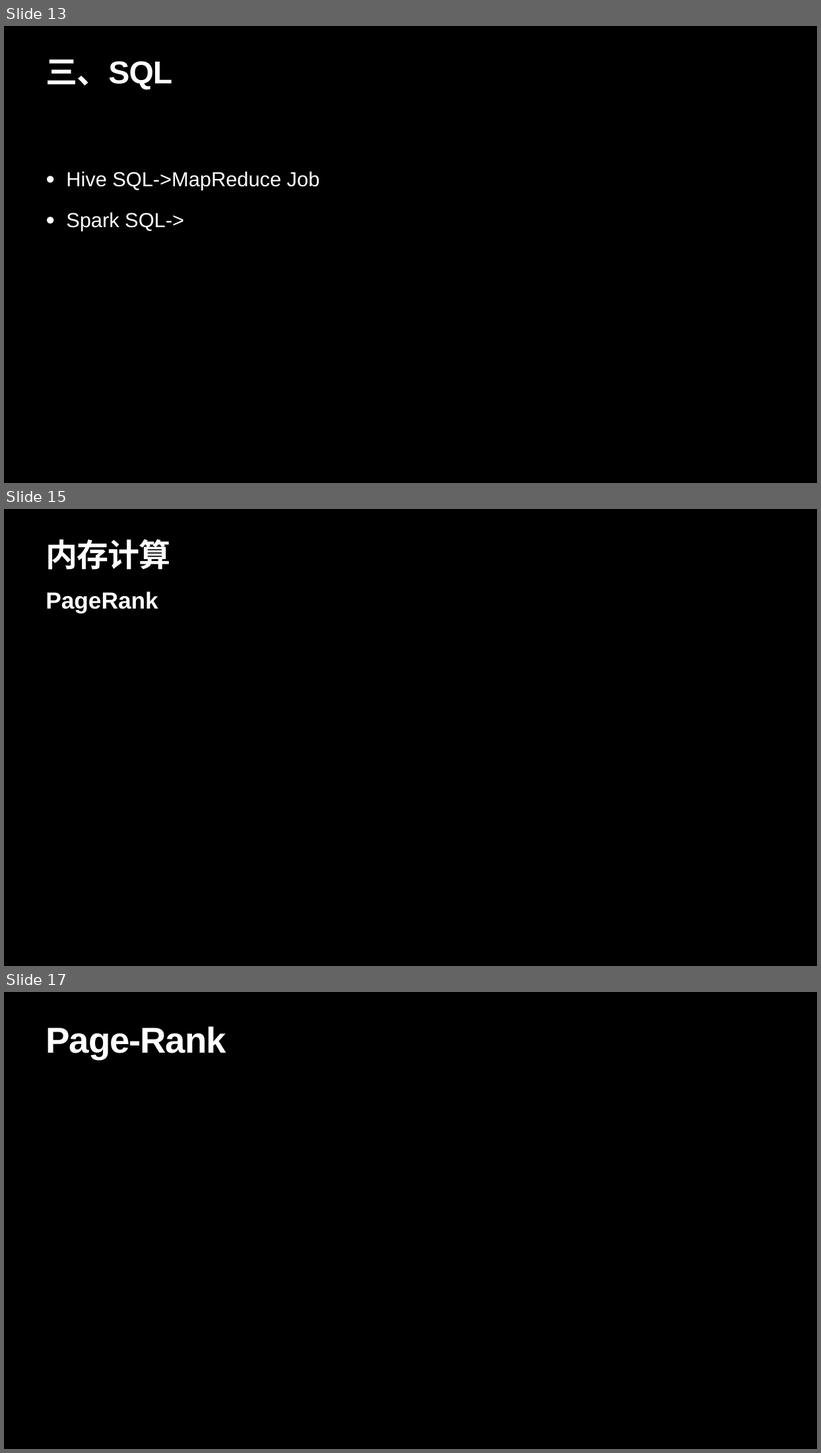
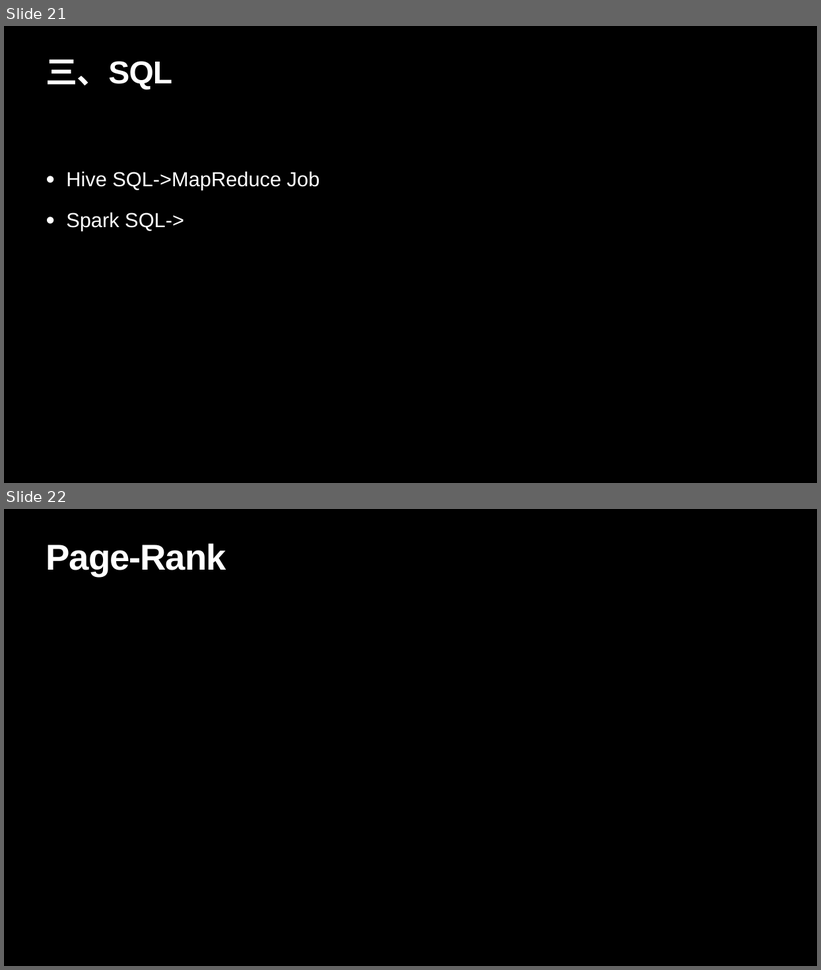
Before and after one commit to LinusLarrabee/bigData, a slide deck: src/doc/大数据组件调研.pptx. Shown one above the other, each under a label of ours: slides 13, 15 and 17 before the commit, slides 21 and 22 after it; the slides between them are not shown. The pictures are 821x1453 and 821x970 pixels, drawn with LibreOffice and Linux fonts; fonts in the diff are those of the drawing. Boxes give left, top, right and bottom in pixels: in the first picture for what was removed or moved away, otherwise in the second. Text is boxed around its words. In the diff, an @@ line names an element or a change of style, - is before the commit and + after.

```diff
--- a/src/doc/大数据组件调研.pptx
+++ b/src/doc/大数据组件调研.pptx
@@ slide 15 removed at (x1=4, y1=509, x2=817, y2=966), background #000000 @@
@@ title removed at (x1=46, y1=539, x2=171, y2=570) @@
-内存计算
@@ text removed at (x1=46, y1=591, x2=158, y2=613) @@
-PageRank
@@ what was slide 13 is now slide 21 @@
@@ what was slide 17 is now slide 22 @@
```
Also in this commit, not shown: 7 slides changed, 11 slides added, 5 other slides removed, 5 other files.
